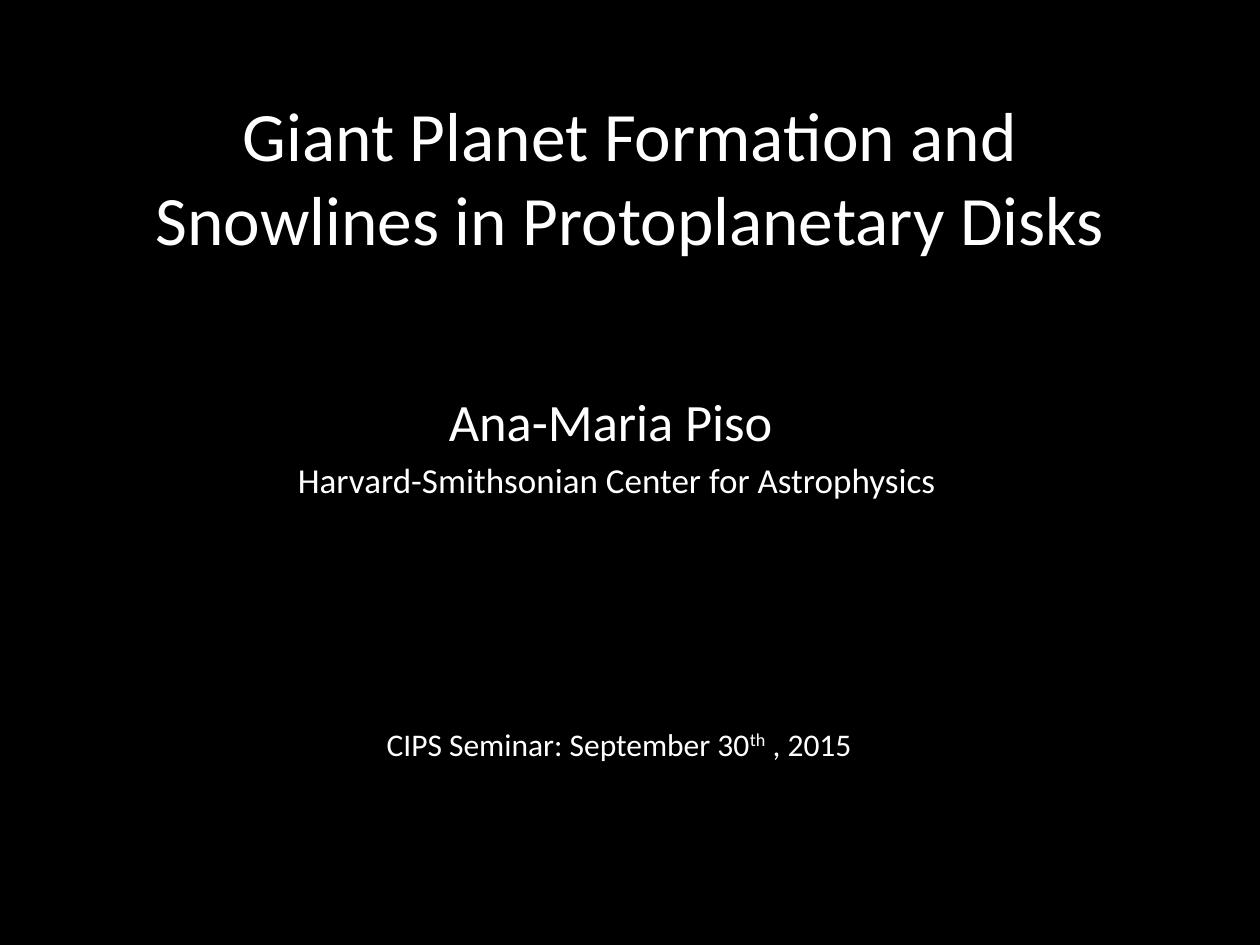
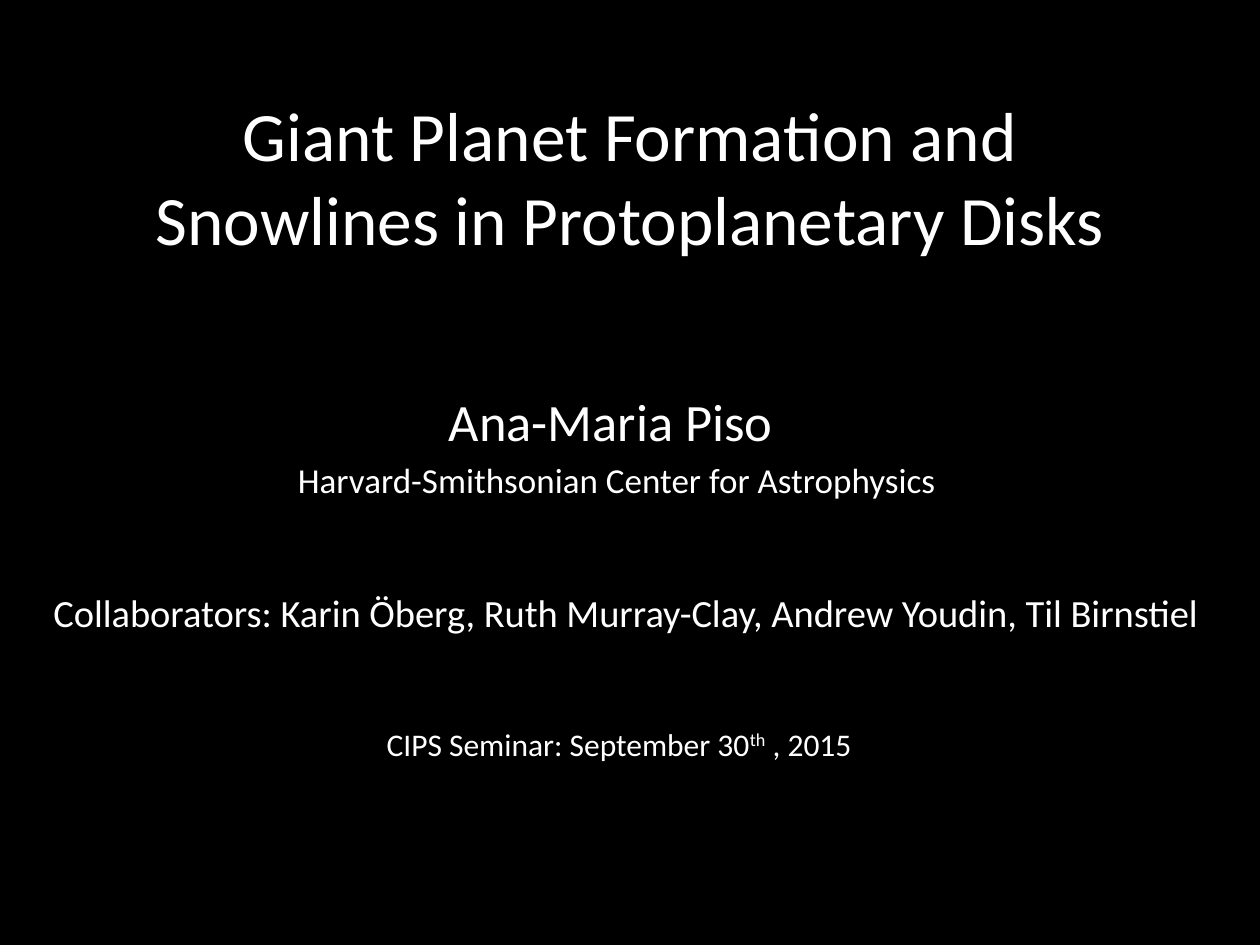
Before and after one commit to apiso/Thesis, a slide deck: slide 1 of slides/CIPS_talk.pptx. Drawn at 1260x945 pixels with LibreOffice and Linux fonts; fonts in the diff are those of the drawing; background and template pictures are left out. Boxes give left, top, right and bottom in pixels: in the first picture for what was removed or moved away, otherwise in the second. Text is boxed around its words. In the diff, an @@ line names an element or a change of style, - is before the commit and + after.

```diff
--- a/slides/CIPS_talk.pptx
+++ b/slides/CIPS_talk.pptx
@@ text added at (53,596,1198,634), 22 pt, text #FFFFFF @@
+Collaborators: Karin Öberg, Ruth Murray-Clay, Andrew Youdin, Til Birnstiel
```
Also in this commit, not shown: 2 other slides changed, 1 slide added, 1 slide removed, 15 other files.
